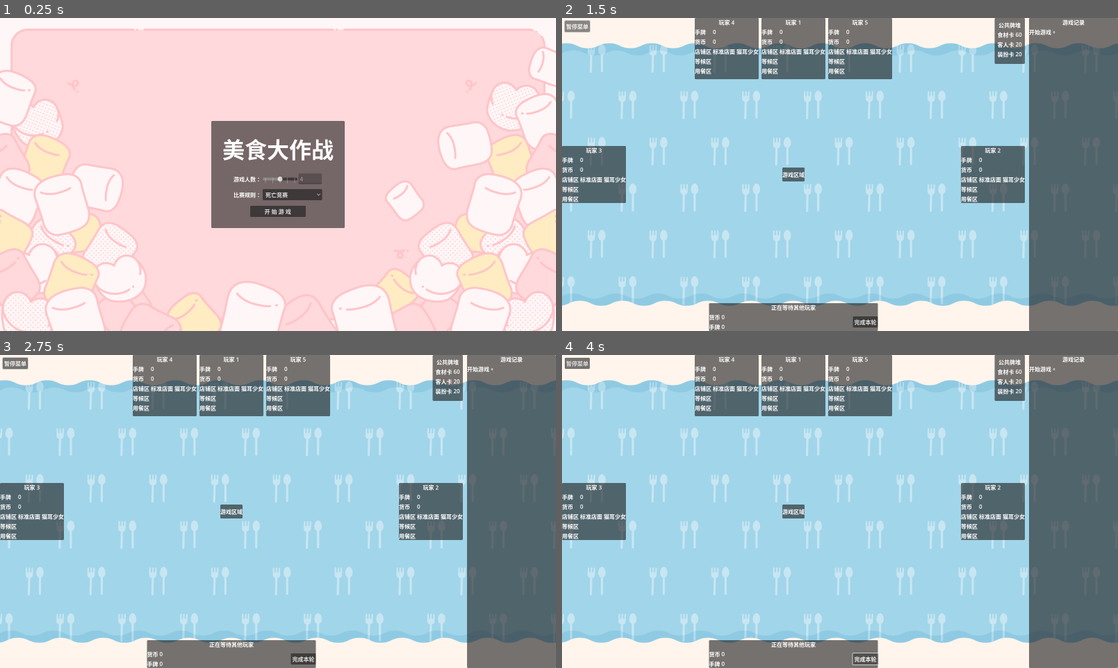
Above: before the commit, frames 1-4 (two rows, left to right).
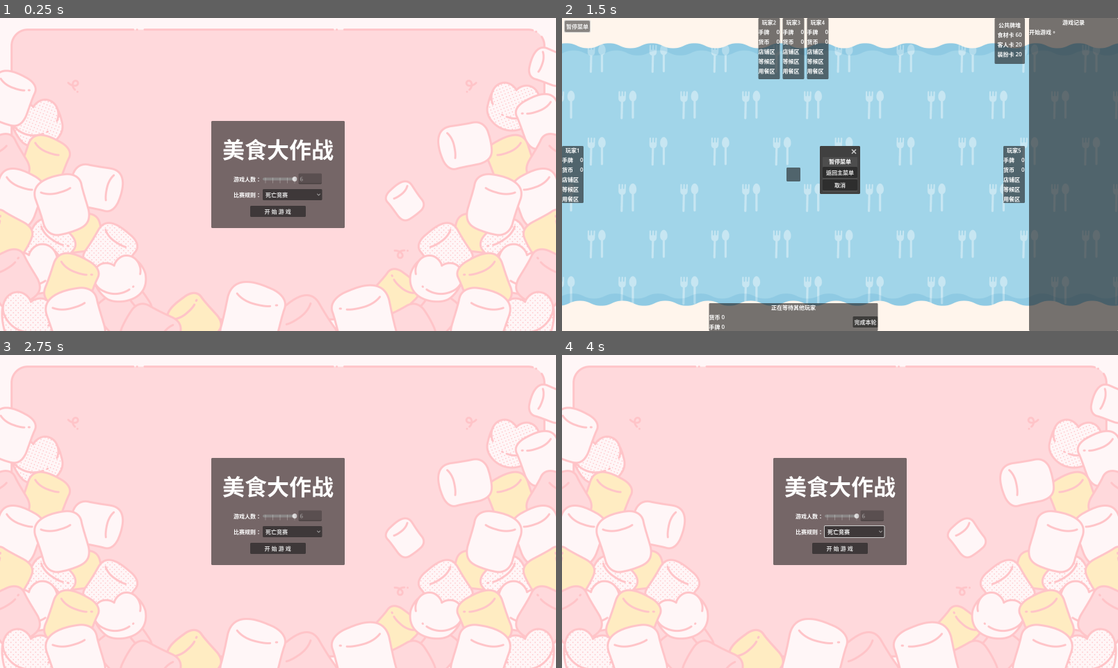
Above: after the commit, the same moments.

Repository: LautskyStudio/FoodCombat
Game: Godot game, scene res://scenes/home_screen.tscn
Same seed, same stepped clock (60 frames per second), same inputs: the game is played once before the commit and once after it.
Inputs (mouse positions are in pixels of both pictures, inside the frame that each line leads up to):
- Up to frame 1 (0.25 s): no input
- Up to frame 2 (1.5 s): click "开 始 游 戏" at 0.5 s; click "暂停菜单" at 1.25 s
- Up to frame 3 (2.75 s): click (278, 508) at 2 s, where only the run after the commit has a clickable "返回主菜单"
- Up to frame 4 (4 s): click (856, 530) at 2.75 s, where only the run after the commit has a clickable "死亡竞赛"; click (867, 658) at 3.5 s, where only the run before the commit has a clickable "完成本轮"

The runs differ from the first frame. In frame 1, less than 0.1% of the frame differs, in the area x 49-55%, y 50-53%; in frame 2, 9.8%; in frame 3, 96%, in the area x 0-100%, y 0-100%; in frame 4, 96%.

Commit message:
编写游戏状态机

Diff:
--- a/autoloads/settings.gd
+++ b/autoloads/settings.gd
@@ -1,4 +1,5 @@
+@tool
 extends Node
 
 
-var player_number := 4
+var player_number := 6
--- a/models/base/state.gd
+++ b/models/base/state.gd
@@ -9,9 +9,13 @@
 	process_mode = Node.PROCESS_MODE_DISABLED
 
 
-func _enter(_args := {}) -> void:
+func enter(_args := {}) -> void:
 	pass
 
 
-func _exit() -> void:
+func exit() -> void:
 	pass
+
+
+func handle_input(_event: InputEvent) -> void:
+	pass
--- a/models/base/state_machine.gd
+++ b/models/base/state_machine.gd
@@ -14,19 +14,23 @@
 	for child in get_children():
 		if child as State:
 			child.state_machine = self
-	state._enter()
+	state.enter()
+
+
+func _input(event: InputEvent) -> void:
+	state.handle_input(event)
 
 
 func transit_to(state_name: String, args := {}):
 	if (not has_node(state_name)) or not (get_node(state_name) as State):
 		push_error("State {%s} is not a valid state." % state_name)
-		return
 
 	var next_state: State = get_node(state_name)
-	state._exit()
-	state.process_mode = Node.PROCESS_MODE_DISABLED
+	assert(next_state != null)
+
+	state.exit()
+	args['previous_state'] = state
 	state = next_state
-	state._enter(args)
-	state.process_mode = Node.PROCESS_MODE_ALWAYS
+	state.enter(args)
 
 	transitioned.emit(state_name, state)
--- /dev/null
+++ b/models/event/event.gd
@@ -0,0 +1,13 @@
+extends Resource
+class_name Event
+
+
+@export var name := ""
+@export var description := ""
+@export var effect := func(owner, player): pass
+
+
+func _init(p_name: String, p_description: String, p_effect := func(owner, player): pass) -> void:
+	name = p_name
+	description = p_description
+	effect = p_effect
--- /dev/null
+++ b/models/event/events.gd
@@ -0,0 +1,39 @@
+@tool
+extends Node
+
+var 五谷丰登 := Event.new(
+	'五谷丰登',
+	'场上的每一位玩家金币+2')
+
+var event_list: Array[Event] = []
+
+var event_dict := {}
+
+
+func _ready() -> void:
+	var properties = get_property_list().map(func(x): return get(x.name))
+	for property in properties:
+		if property is Event:
+			event_list.append(property)
+
+	for event in event_list:
+		event_dict[event.name] = event
+	notify_property_list_changed()
+
+
+func _get_property_list() -> Array[Dictionary]:
+	var properties: Array[Dictionary] = []
+
+	for event in event_list:
+		properties.append({
+			"name": event.name,
+			"type": TYPE_OBJECT,
+			"hint": PROPERTY_HINT_RESOURCE_TYPE
+		})
+	return properties
+
+
+func _get(property: StringName) -> Variant:
+	if event_dict.has(property):
+		return event_dict[property]
+	return null
--- a/models/player/player.gd
+++ b/models/player/player.gd
@@ -1,5 +1,12 @@
 extends Node
+class_name Player
 
 
-var hand_cards = []
-var hand_cards_dict = {}
+@export var player_name := '玩家'
+@export var player_index := 0
+
+
+var coin := 0
+
+var hand_cards: Array[Card] = []
+var hand_cards_dict := {}
--- a/project.godot
+++ b/project.godot
@@ -22,6 +22,7 @@
 
 Settings="*res://autoloads/settings.gd"
 Log="*res://autoloads/log.gd"
+Events="*res://models/event/events.gd"
 
 [display]
 
--- a/scenes/home_screen.tscn
+++ b/scenes/home_screen.tscn
@@ -84,7 +84,7 @@
 layout_mode = 2
 size_flags_horizontal = 4
 size_flags_vertical = 4
-text = "2"
+text = "4"
 editable = false
 
 [node name="Label2" type="Label" parent="PanelContainer/MarginContainer/VBoxContainer/VBoxContainer/GridContainer"]
--- a/scenes/play_screen.tscn
+++ b/scenes/play_screen.tscn
@@ -1,15 +1,17 @@
-[gd_scene load_steps=11 format=3 uid="uid://bpr4wm5ery3w5"]
+[gd_scene load_steps=13 format=3 uid="uid://bpr4wm5ery3w5"]
 
 [ext_resource type="Script" path="res://scenes/play_screen.gd" id="1_q04vv"]
 [ext_resource type="Texture2D" uid="uid://c1cgechtmkqv0" path="res://assets/sozaino.site/syokuji28.png" id="1_u2ltd"]
 [ext_resource type="PackedScene" uid="uid://dpkj567j034ee" path="res://components/log_container.tscn" id="2_622vs"]
 [ext_resource type="PackedScene" uid="uid://yyqunreoj5xc" path="res://scenes/play_screen/slim_player_area.tscn" id="3_el8os"]
-[ext_resource type="Script" path="res://scenes/play_screen/game_state_machine.gd" id="3_w8vy1"]
+[ext_resource type="Script" path="res://models/base/state_machine.gd" id="3_qevl1"]
 [ext_resource type="Script" path="res://scenes/play_screen/states/init.gd" id="4_3kvd7"]
 [ext_resource type="PackedScene" uid="uid://b0uujuxd61l2r" path="res://scenes/play_screen/player_area.tscn" id="4_g37ux"]
 [ext_resource type="Script" path="res://scenes/play_screen/states/running.gd" id="5_yecho"]
 [ext_resource type="Script" path="res://scenes/play_screen/states/pause.gd" id="6_jqbpf"]
+[ext_resource type="Script" path="res://scenes/play_screen/states/end.gd" id="7_7qh7p"]
 [ext_resource type="PackedScene" uid="uid://8qbrb1qilm5" path="res://scenes/play_screen/pause_menu.tscn" id="9_exsm3"]
+[ext_resource type="Script" path="res://models/player/player.gd" id="12_ps4d2"]
 
 [node name="PlayScreen" type="Control"]
 layout_mode = 3
@@ -31,21 +33,22 @@
 expand_mode = 2
 stretch_mode = 6
 
-[node name="GameStateMachine" type="Node" parent="."]
-script = ExtResource("3_w8vy1")
+[node name="StateMachine" type="Node" parent="."]
+script = ExtResource("3_qevl1")
 initial_state = NodePath("Init")
 
-[node name="Init" type="Node" parent="GameStateMachine"]
+[node name="Init" type="Node" parent="StateMachine"]
 script = ExtResource("4_3kvd7")
 
-[node name="Running" type="Node" parent="GameStateMachine"]
+[node name="Running" type="Node" parent="StateMachine"]
 script = ExtResource("5_yecho")
 
-[node name="Pause" type="Node" parent="GameStateMachine"]
+[node name="Pause" type="Node" parent="StateMachine"]
+process_mode = 3
 script = ExtResource("6_jqbpf")
 
-[node name="End" type="Node" parent="GameStateMachine"]
-script = ExtResource("6_jqbpf")
+[node name="End" type="Node" parent="StateMachine"]
+script = ExtResource("7_7qh7p")
 
 [node name="HUD" type="CanvasLayer" parent="."]
 
@@ -61,6 +64,7 @@
 size_flags_horizontal = 3
 
 [node name="PauseButton" type="Button" parent="HUD/HSplitContainer/GameArea"]
+unique_name_in_owner = true
 layout_mode = 1
 offset_left = 8.0
 offset_top = 8.0
@@ -82,7 +86,7 @@
 [node name="SlimPlayerArea1" parent="HUD/HSplitContainer/GameArea/LeftPlayerContainer" instance=ExtResource("3_el8os")]
 unique_name_in_owner = true
 layout_mode = 2
-player_name = "玩家 3"
+player_path = NodePath("../../../../../Players/Player1")
 
 [node name="TopPlayerContainer" type="HBoxContainer" parent="HUD/HSplitContainer/GameArea"]
 layout_mode = 1
@@ -101,7 +105,7 @@
 [node name="SlimPlayerArea2" parent="HUD/HSplitContainer/GameArea/TopPlayerContainer/PanelContainer" instance=ExtResource("3_el8os")]
 unique_name_in_owner = true
 layout_mode = 2
-player_name = "玩家 4"
+player_path = NodePath("../../../../../../Players/Player2")
 
 [node name="PanelContainer2" type="PanelContainer" parent="HUD/HSplitContainer/GameArea/TopPlayerContainer"]
 layout_mode = 2
@@ -109,7 +113,7 @@
 [node name="SlimPlayerArea3" parent="HUD/HSplitContainer/GameArea/TopPlayerContainer/PanelContainer2" instance=ExtResource("3_el8os")]
 unique_name_in_owner = true
 layout_mode = 2
-player_name = "玩家 1"
+player_path = NodePath("../../../../../../Players/Player3")
 
 [node name="PanelContainer3" type="PanelContainer" parent="HUD/HSplitContainer/GameArea/TopPlayerContainer"]
 layout_mode = 2
@@ -117,7 +121,7 @@
 [node name="SlimPlayerArea4" parent="HUD/HSplitContainer/GameArea/TopPlayerContainer/PanelContainer3" instance=ExtResource("3_el8os")]
 unique_name_in_owner = true
 layout_mode = 2
-player_name = "玩家 5"
+player_path = NodePath("../../../../../../Players/Player4")
 
 [node name="RightPlayerContainer" type="PanelContainer" parent="HUD/HSplitContainer/GameArea"]
 layout_mode = 1
@@ -135,9 +139,10 @@
 [node name="SlimPlayerArea5" parent="HUD/HSplitContainer/GameArea/RightPlayerContainer" instance=ExtResource("3_el8os")]
 unique_name_in_owner = true
 layout_mode = 2
-player_name = "玩家 2"
+player_path = NodePath("../../../../../Players/Player5")
 
 [node name="CenterContainer" type="PanelContainer" parent="HUD/HSplitContainer/GameArea"]
+unique_name_in_owner = true
 layout_mode = 1
 anchors_preset = 8
 anchor_left = 0.5
@@ -151,10 +156,23 @@
 grow_horizontal = 2
 grow_vertical = 2
 
-[node name="DeckLabel" type="Label" parent="HUD/HSplitContainer/GameArea/CenterContainer"]
-layout_mode = 2
-size_flags_horizontal = 4
-text = "游戏区域"
+[node name="EndingPoster" type="VBoxContainer" parent="HUD/HSplitContainer/GameArea/CenterContainer"]
+unique_name_in_owner = true
+visible = false
+layout_mode = 2
+
+[node name="WinerLabel" type="Label" parent="HUD/HSplitContainer/GameArea/CenterContainer/EndingPoster"]
+unique_name_in_owner = true
+layout_mode = 2
+theme_override_font_sizes/font_size = 64
+text = "您获胜了！"
+horizontal_alignment = 1
+vertical_alignment = 1
+
+[node name="DescriptionLabel" type="Label" parent="HUD/HSplitContainer/GameArea/CenterContainer/EndingPoster"]
+unique_name_in_owner = true
+layout_mode = 2
+text = "现实是此岸，梦想是彼岸，中间隔着湍急的河流，行动则是架在河上的桥梁。"
 
 [node name="BottomPlayerContainer" type="PanelContainer" parent="HUD/HSplitContainer/GameArea"]
 layout_mode = 1
@@ -234,3 +252,36 @@
 
 [node name="LogContainer" parent="HUD/HSplitContainer" instance=ExtResource("2_622vs")]
 layout_mode = 2
+
+[node name="Players" type="Node" parent="."]
+unique_name_in_owner = true
+
+[node name="Player0" type="Node" parent="Players"]
+script = ExtResource("12_ps4d2")
+
+[node name="Player1" type="Node" parent="Players"]
+script = ExtResource("12_ps4d2")
+player_name = "玩家1"
+player_index = 1
+
+[node name="Player2" type="Node" parent="Players"]
+script = ExtResource("12_ps4d2")
+player_name = "玩家2"
+player_index = 2
+
+[node name="Player3" type="Node" parent="Players"]
+script = ExtResource("12_ps4d2")
+player_name = "玩家3"
+player_index = 3
+
+[node name="Player4" type="Node" parent="Players"]
+script = ExtResource("12_ps4d2")
+player_name = "玩家4"
+player_index = 4
+
+[node name="Player5" type="Node" parent="Players"]
+script = ExtResource("12_ps4d2")
+player_name = "玩家5"
+player_index = 5
+
+[connection signal="pressed" from="HUD/HSplitContainer/GameArea/PauseButton" to="StateMachine/Running" method="_on_pause_button_pressed"]
--- a/scenes/play_screen/game_state.gd
+++ b/scenes/play_screen/game_state.gd
@@ -1,2 +1,11 @@
 extends State
 class_name GameState
+
+
+var play_screen: PlayScreen
+
+
+func _ready() -> void:
+	await owner.ready
+	play_screen = owner as PlayScreen
+	assert(play_screen != null)
--- a/scenes/play_screen/game_state_machine.gd
+++ /dev/null
@@ -1,2 +0,0 @@
-extends StateMachine
-class_name GameStatemachine
--- a/scenes/play_screen/pause_menu.gd
+++ b/scenes/play_screen/pause_menu.gd
@@ -1,4 +1,9 @@
 extends Window
+
+
+func _unhandled_input(event: InputEvent) -> void:
+	if event.is_action_pressed("game_pause"):
+		close_requested.emit()
 
 
 func _on_return_to_home_screen_button_pressed() -> void:
--- a/scenes/play_screen/slim_player_area.gd
+++ b/scenes/play_screen/slim_player_area.gd
@@ -1,9 +1,18 @@
-@tool
 extends VBoxContainer
 
 
-@export var player_name := "玩家"
-
+@export var player_path := NodePath()
+var player := Player.new()
 
 func _ready() -> void:
-	%PlayerNameLabel.text = player_name
+	if player_path:
+		if player:
+			player.queue_free()
+		player = get_node(player_path)
+
+	%PlayerNameLabel.text = player.player_name
+
+	if player.player_index < Settings.player_number:
+		show()
+	else:
+		hide()
--- a/scenes/play_screen/slim_player_area.tscn
+++ b/scenes/play_screen/slim_player_area.tscn
@@ -50,14 +50,6 @@
 layout_mode = 2
 alignment = 1
 
-[node name="Label" type="Label" parent="GridContainer/ShopCardArea"]
-layout_mode = 2
-text = "标准店面"
-
-[node name="Label2" type="Label" parent="GridContainer/ShopCardArea"]
-layout_mode = 2
-text = "猫耳少女"
-
 [node name="Label2" type="Label" parent="GridContainer"]
 layout_mode = 2
 tooltip_text = "店铺卡、装扮卡（最多同时装备三张，每种类型限一张）"
--- a/scenes/play_screen/states/end.gd
+++ b/scenes/play_screen/states/end.gd
@@ -1 +1,17 @@
 extends GameState
+
+
+var winner: int
+
+
+func enter(args := {}) -> void:
+	winner = args['winner']
+	if winner == 0:
+		%WinerLabel.text = '您获胜了！'
+	else:
+		%WinerLabel.text = 'Good Game!'
+	%EndingPoster.show()
+
+
+func exit() -> void:
+	%EndingPoster.hide()
--- a/scenes/play_screen/states/init.gd
+++ b/scenes/play_screen/states/init.gd
@@ -1,5 +1,5 @@
 extends GameState
 
 
-func _enter(_args := {}) -> void:
+func enter(_args := {}) -> void:
 	state_machine.transit_to('Running')
--- a/scenes/play_screen/states/pause.gd
+++ b/scenes/play_screen/states/pause.gd
@@ -1,18 +1,29 @@
 extends GameState
 
 
-func _enter(args := {}) -> void:
-	super._enter(args)
+var previous_state: State = null
+
+
+func _ready() -> void:
+	super._ready()
 	%PauseMenu.close_requested.connect(_on_pause_menu_hide)
+
+
+func enter(args := {}) -> void:
+	previous_state = args['previous_state'] as State
+	assert(previous_state != null)
+
 	%PauseMenu.popup_centered()
 	get_tree().paused = true
 
 
-func _exit() -> void:
-	super._exit()
-	%PauseMenu.close_requested.disconnect(_on_pause_menu_hide)
+func exit() -> void:
+	get_tree().paused = false
+
+
+func _exit_tree() -> void:
 	get_tree().paused = false
 
 
 func _on_pause_menu_hide() -> void:
-	state_machine.transit_to("Running")
+	state_machine.transit_to(previous_state.name)
--- a/scenes/play_screen/states/running.gd
+++ b/scenes/play_screen/states/running.gd
@@ -1,6 +1,14 @@
 extends GameState
 
 
-func _input(event: InputEvent) -> void:
+func enter(_args := {}) -> void:
+	pass
+
+
+func handle_input(event: InputEvent) -> void:
 	if event.is_action_pressed("game_pause"):
 		state_machine.transit_to("Pause")
+
+
+func _on_pause_button_pressed() -> void:
+	state_machine.transit_to("Pause")
Not shown, changed: assets/sozaino.site/LICENSE.md
